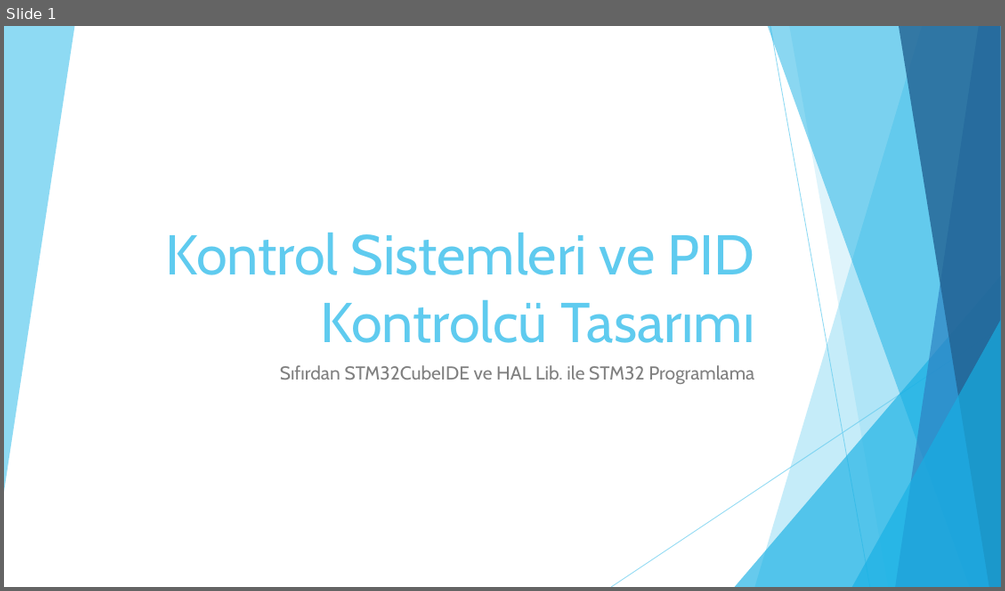
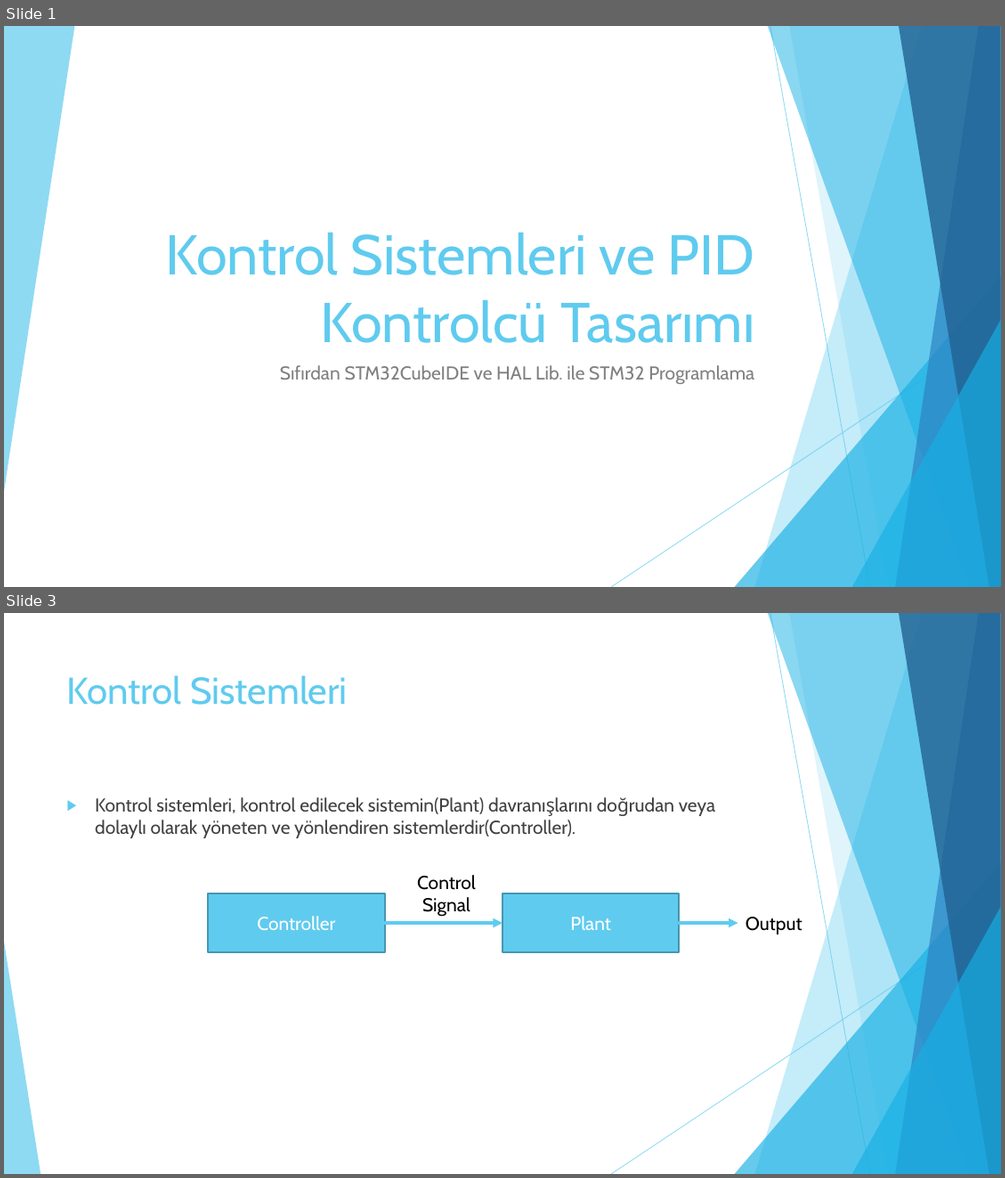
Before and after one commit to enginsubasi/Udemy_STM32, a slide deck: docs/Sunumlar/PIDKontrolcu.pptx. Shown one above the other, each under a label of ours: slide 1 before the commit, slides 1 and 3 after it; the slides between them are not shown. The pictures are 1005x591 and 1005x1178 pixels, drawn with LibreOffice and Linux fonts; fonts in the diff are those of the drawing. Boxes give left, top, right and bottom in pixels: in the first picture for what was removed or moved away, otherwise in the second. Text is boxed around its words. In the diff, an @@ line names an element or a change of style, - is before the commit and + after.

```diff
--- a/docs/Sunumlar/PIDKontrolcu.pptx
+++ b/docs/Sunumlar/PIDKontrolcu.pptx
@@ slide 3 added at box(4, 613, 1001, 1174), background #FFFFFF; not listed: 9 template elements that a slide beside it also shows @@
@@ title added at box(67, 675, 347, 705), 36 pt, text #5FCBEF @@
+Kontrol Sistemleri
@@ text added at box(95, 797, 715, 838), 18 pt, text #404040 @@
+▶ Kontrol sistemleri, kontrol edilecek sistemin(Plant) davranışlarını doğrudan veya dolaylı olarak yöneten ve yönlendiren sistemlerdir(Controller).
@@ text added at box(417, 875, 476, 916), 18 pt, text #000000 @@
+Control
+Signal
@@ rectangle added at box(208, 893, 385, 952), fill #5FCBEF, outline #4696B1 1.5 pt, 18 pt, text #FFFFFF @@
+Controller
@@ rectangle added at box(502, 893, 680, 952), fill #5FCBEF, outline #4696B1 1.5 pt, 18 pt, text #FFFFFF @@
+Plant
@@ arrow added from (385, 923) to (502, 923), #5FCBEF 3 pt @@
@@ arrow added from (680, 923) to (738, 923), #5FCBEF 3 pt @@
@@ text added at box(745, 916, 802, 934), 18 pt, text #000000 @@
+Output
@@ triangle added at box(4, 941, 40, 1174), fill #5FCBEF at 70% opacity @@
```
Also in this commit, not shown: 4 slides changed, 7 other slides added, 1 slide removed, 2 other files.
